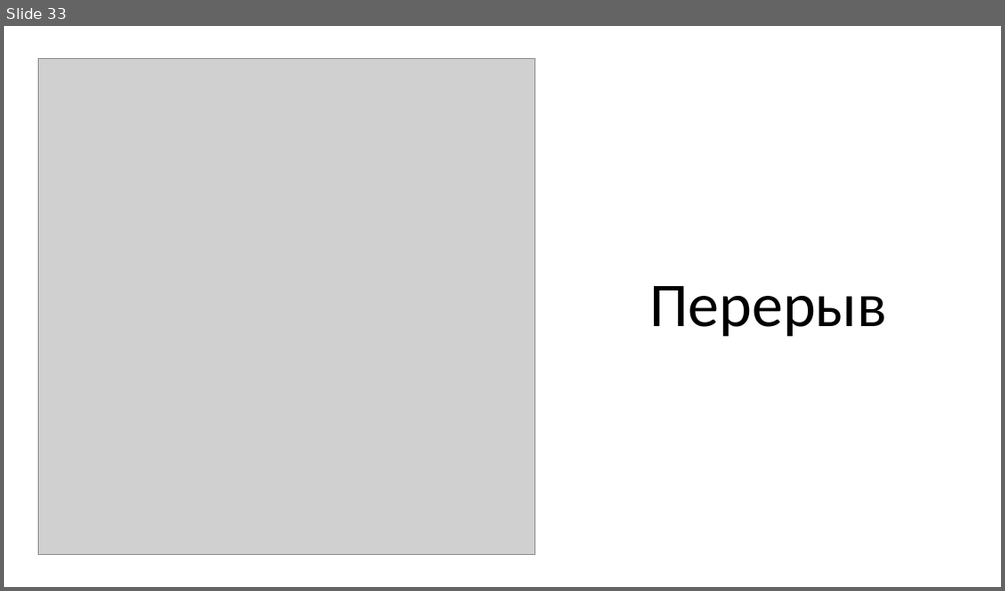
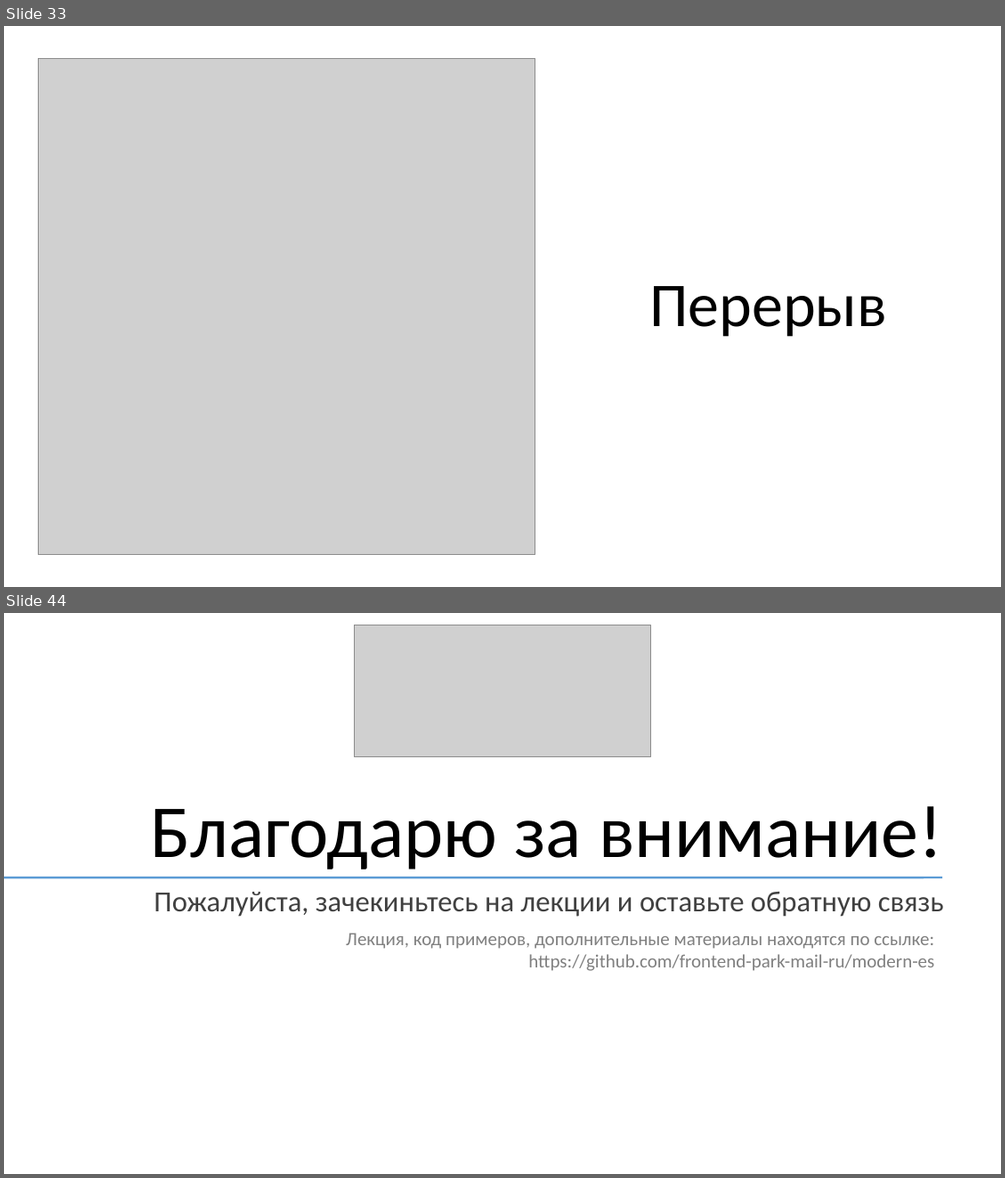
Before and after one commit to KOPTE3/modern-es, a slide deck: Modern ES.pptx. Shown one above the other, each under a label of ours: slide 33 before the commit, slides 33 and 44 after it; the slides between them are not shown. The pictures are 1005x591 and 1005x1178 pixels, drawn with LibreOffice and Linux fonts; fonts in the diff are those of the drawing; grey boxes stand for pictures. Boxes give left, top, right and bottom in pixels: in the first picture for what was removed or moved away, otherwise in the second. Text is boxed around its words. In the diff, an @@ line names an element or a change of style, - is before the commit and + after.

```diff
--- a/Modern ES.pptx
+++ b/Modern ES.pptx
@@ slide 44 added at [4,613,1001,1174], background #FFFFFF @@
@@ picture added at [355,625,650,756] @@
@@ title added at [150,806,943,869], 72 pt, text #000000 @@
+Благодарю за внимание!
@@ line added from (4, 877) to (942, 877), #5B9BD5 2 pt @@
@@ subtitle added at [154,892,944,916], 28 pt, text #404040 @@
+Пожалуйста, зачекиньтесь на лекции и оставьте обратную связь
@@ text added at [346,933,934,971], 18 pt, text #808080 @@
+Лекция, код примеров, дополнительные материалы находятся по ссылке:
+https://github.com/frontend-park-mail-ru/modern-es
```
Also in this commit, not shown: 1 slide changed, 10 other slides added, 2 slides removed.
